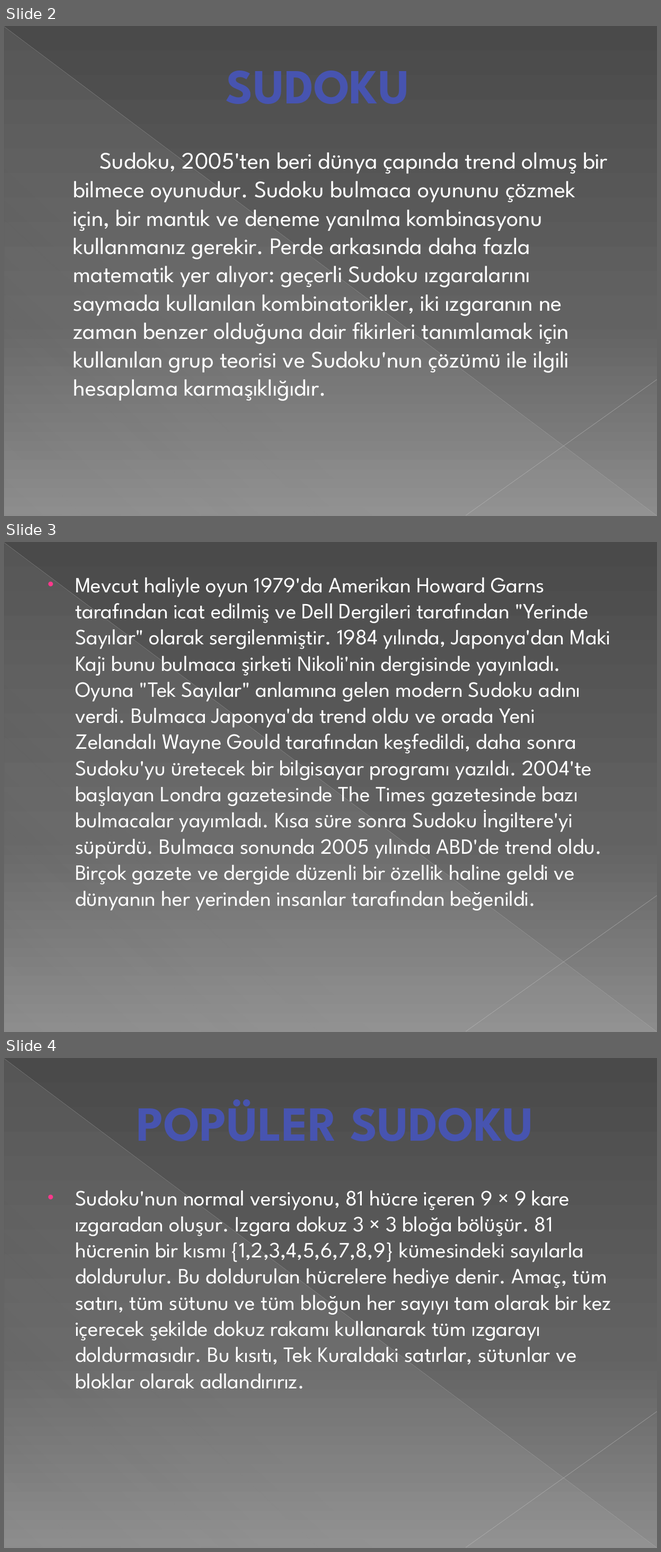
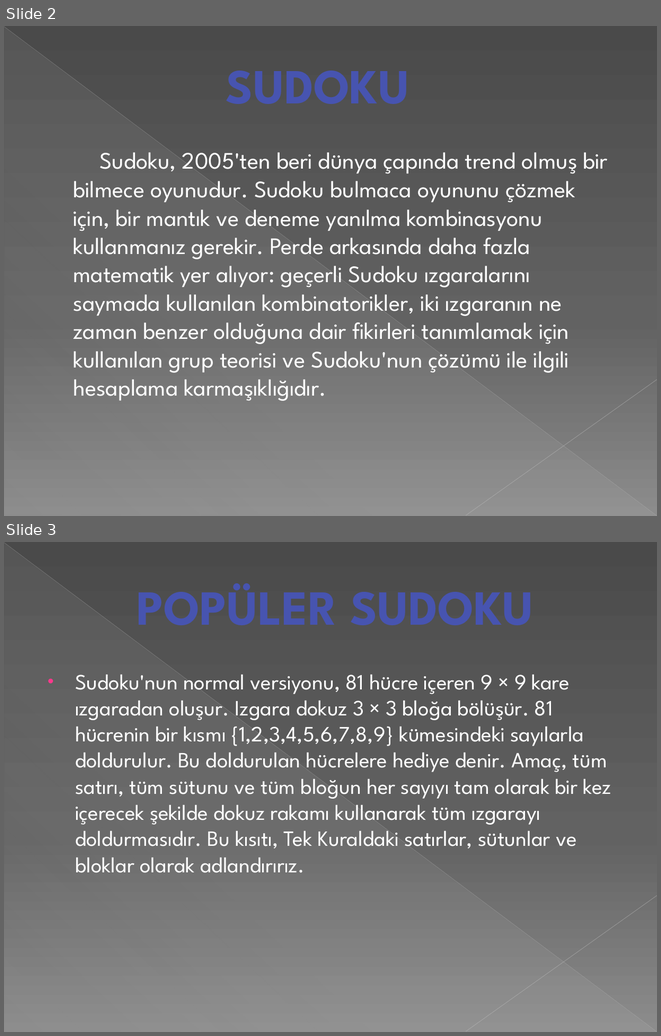
Before and after one commit to bgrabgz/Sudoku, a slide deck: Sunum_18MY03016_AltarBuğraBoğaz.pptx. Shown one above the other, each under a label of ours: slides 2, 3 and 4 before the commit, slides 2 and 3 after it. The pictures are 661x1552 and 661x1036 pixels, drawn with LibreOffice and Linux fonts; fonts in the diff are those of the drawing. Boxes give left, top, right and bottom in pixels: in the first picture for what was removed or moved away, otherwise in the second. Text is boxed around its words. In the diff, an @@ line names an element or a change of style, - is before the commit and + after.

```diff
--- a/Sunum_18MY03016_AltarBuğraBoğaz.pptx
+++ b/Sunum_18MY03016_AltarBuğraBoğaz.pptx
@@ slide 3 removed at (x1=4, y1=542, x2=657, y2=1032), background gradient #4A4A4A to #626262 to #8C8C8C; not listed: 3 template elements that a slide beside it also shows @@
@@ text removed at (x1=75, y1=577, x2=610, y2=910) @@
-• Mevcut haliyle oyun 1979'da Amerikan Howard Garns tarafından icat edilmiş ve Dell Dergileri tarafından "Yerinde Sayılar" olarak sergilenmiştir. 1984 yılında, Japonya'dan Maki Kaji bunu bulmaca şirketi Nikoli'nin dergisinde yayınladı. Oyuna "Tek Sayılar" anlamına gelen modern Sudoku adını verdi. Bulmaca Japonya'da trend oldu ve orada Yeni Zelandalı Wayne Gould tarafından keşfedildi, daha sonra Sudoku'yu üretecek bir bilgisayar programı yazıldı. 2004'te başlayan Londra gazetesinde The Times gazetesinde bazı bulmacalar yayımladı. Kısa süre sonra Sudoku İngiltere'yi süpürdü. Bulmaca sonunda 2005 yılında ABD'de trend oldu. Birçok gazete ve dergide düzenli bir özellik haline geldi ve dünyanın her yerinden insanlar tarafından beğenildi.
@@ what was slide 4 is now slide 3 @@
```
Also in this commit, not shown: 1 slide changed, 1 slide added, 1 other slide removed, 10 other files.
